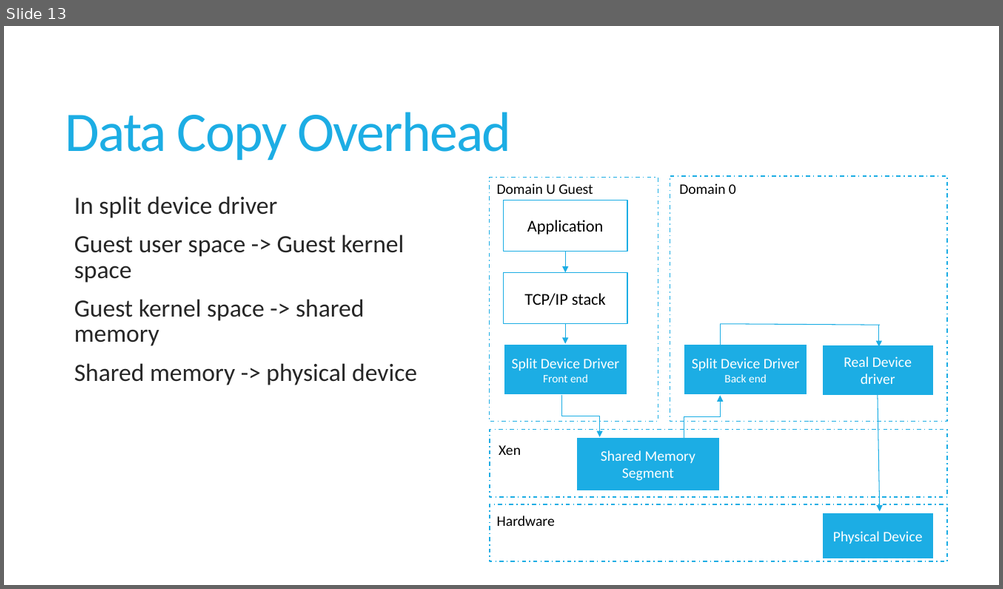
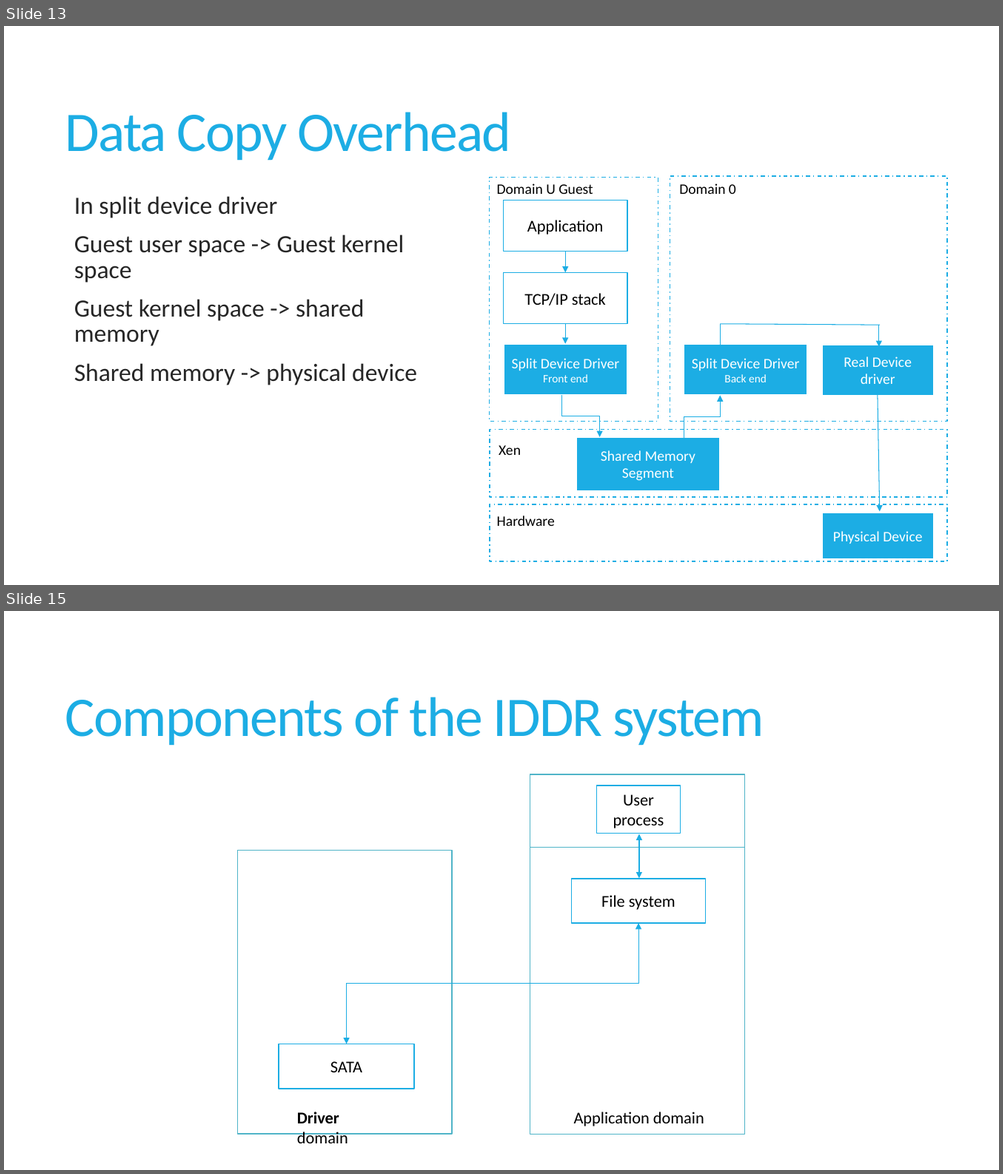
Before and after one commit to sushirol/Isolated-Driver-Domain, a slide deck: doc/presentation/IDDR.pptx. Shown one above the other, each under a label of ours: slide 13 before the commit, slides 13 and 15 after it; the slides between them are not shown. The pictures are 1003x589 and 1003x1174 pixels, drawn with LibreOffice and Linux fonts; fonts in the diff are those of the drawing. Boxes give left, top, right and bottom in pixels: in the first picture for what was removed or moved away, otherwise in the second. Text is boxed around its words. In the diff, an @@ line names an element or a change of style, - is before the commit and + after.

```diff
--- a/doc/presentation/IDDR.pptx
+++ b/doc/presentation/IDDR.pptx
@@ slide 15 added at bbox=[4, 611, 999, 1170], background #FFFFFF @@
@@ title added at bbox=[65, 697, 764, 746], 54 pt, text #1CADE4 @@
+Components of the IDDR system
@@ rectangle added at bbox=[530, 775, 744, 1134], fill #FFFFFF, outline #50B4C8 1 pt @@
@@ rectangle added at bbox=[597, 786, 680, 833], fill #FFFFFF, outline #1CADE4 1 pt, 16 pt, text #000000 @@
+User process
@@ rectangle added at bbox=[238, 851, 452, 1134], fill #FFFFFF, outline #50B4C8 1 pt @@
@@ line added from (530, 848) to (745, 848), #50B4C8 0.75 pt @@
@@ double arrow added from (639, 834) to (639, 879), #1CADE4 1.5 pt @@
@@ rectangle added at bbox=[571, 879, 706, 923], fill #FFFFFF, outline #1CADE4 1 pt, 16 pt, text #000000 @@
+File system
@@ elbow double arrow added from (638, 923) to (347, 1045), #1CADE4 0.75 pt @@
@@ rectangle added at bbox=[279, 1045, 415, 1089], fill #FFFFFF, outline #1CADE4 1 pt, 16 pt, text #000000 @@
+SATA
@@ text added at bbox=[297, 1112, 348, 1144], 16 pt, text #000000, bold @@
+Driver domain
@@ text added at bbox=[574, 1112, 704, 1127], 16 pt, text #000000 @@
+Application domain
```
Also in this commit, not shown: 2 slides changed, 16 other slides added.
